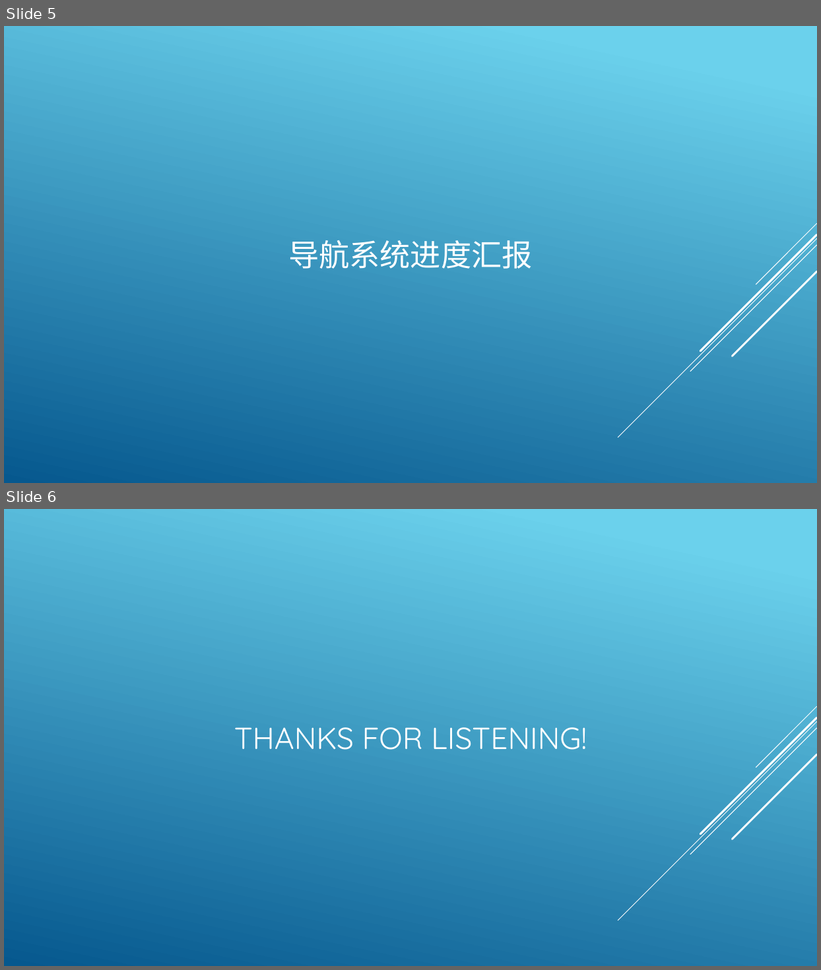
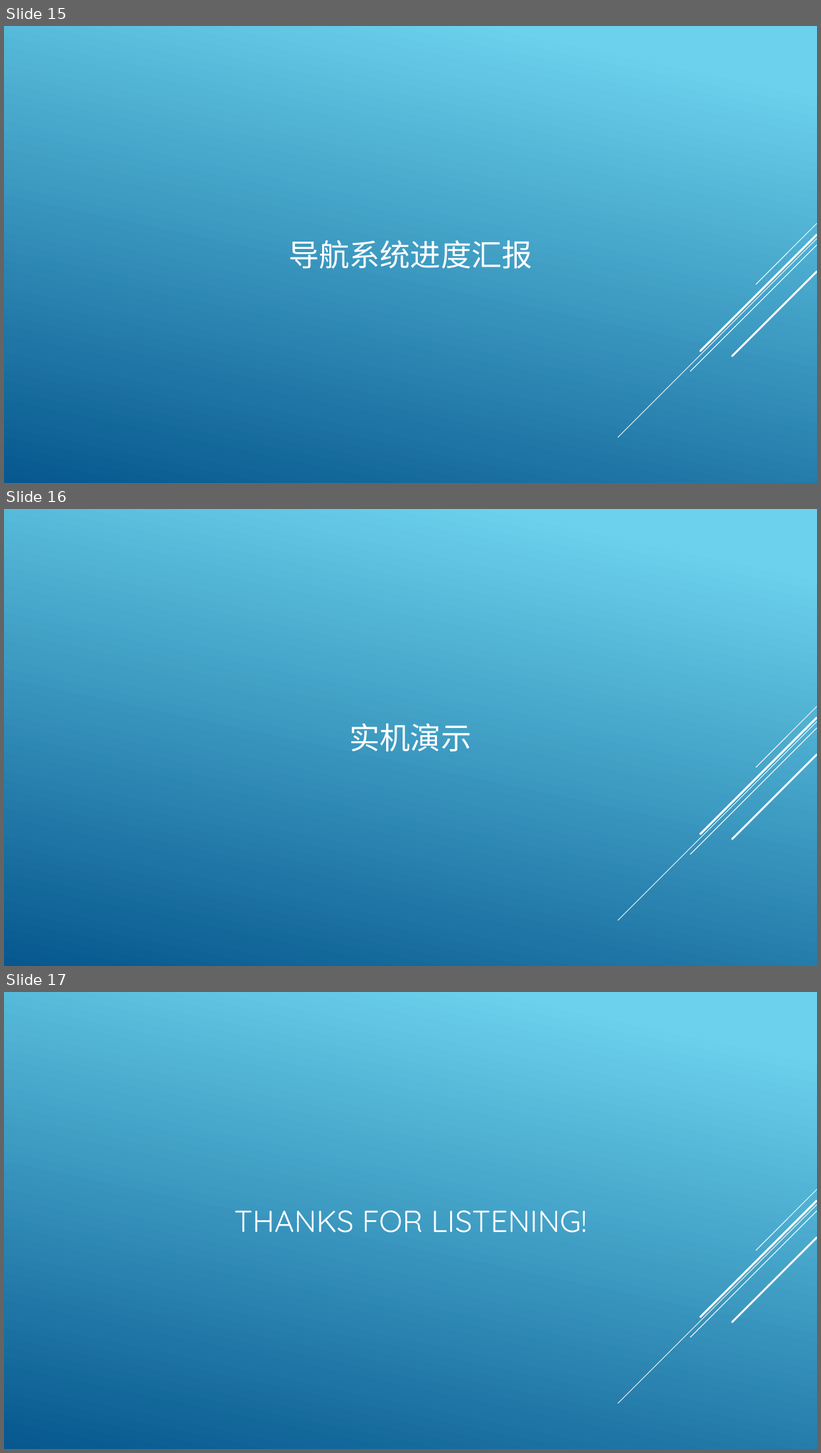
Before and after one commit to archester-250/Course_Auxiliary_System, a slide deck: report/Mid-term check.pptx. Shown one above the other, each under a label of ours: slides 5 and 6 before the commit, slides 15, 16 and 17 after it. The pictures are 821x970 and 821x1453 pixels, drawn with LibreOffice and Linux fonts; fonts in the diff are those of the drawing. Boxes give left, top, right and bottom in pixels: in the first picture for what was removed or moved away, otherwise in the second. Text is boxed around its words. In the diff, an @@ line names an element or a change of style, - is before the commit and + after.

```diff
--- a/report/Mid-term check.pptx
+++ b/report/Mid-term check.pptx
@@ slide 16 added at [4,509,817,966], background gradient #6ED2EB to #06588E; not listed: 5 template elements that a slide beside it also shows @@
@@ title added at [350,723,472,752], 36 pt, text #FFFFFF @@
+实机演示
@@ what was slide 5 is now slide 15 @@
@@ what was slide 6 is now slide 17 @@
```
Also in this commit, not shown: 10 other slides added, 8 other files.
